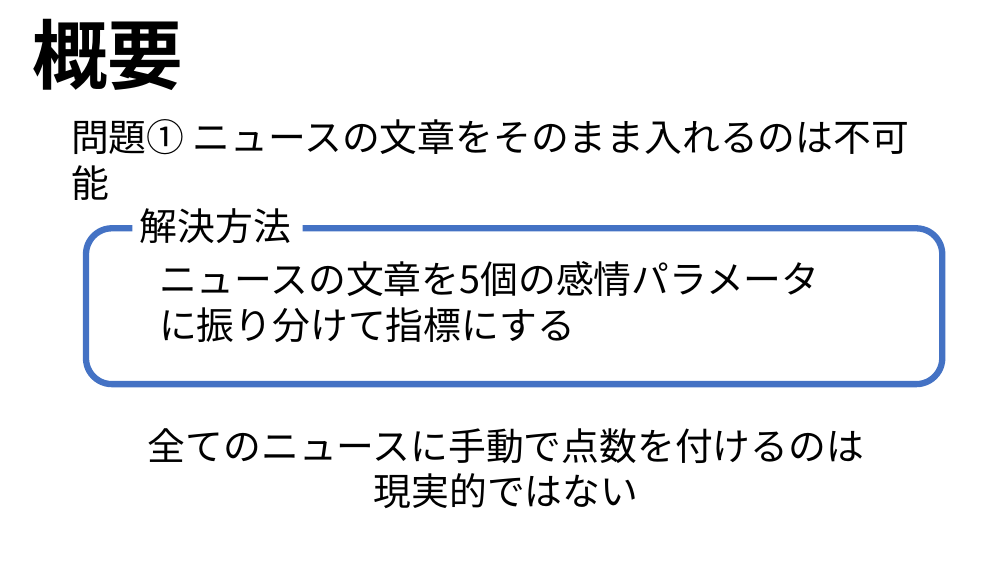
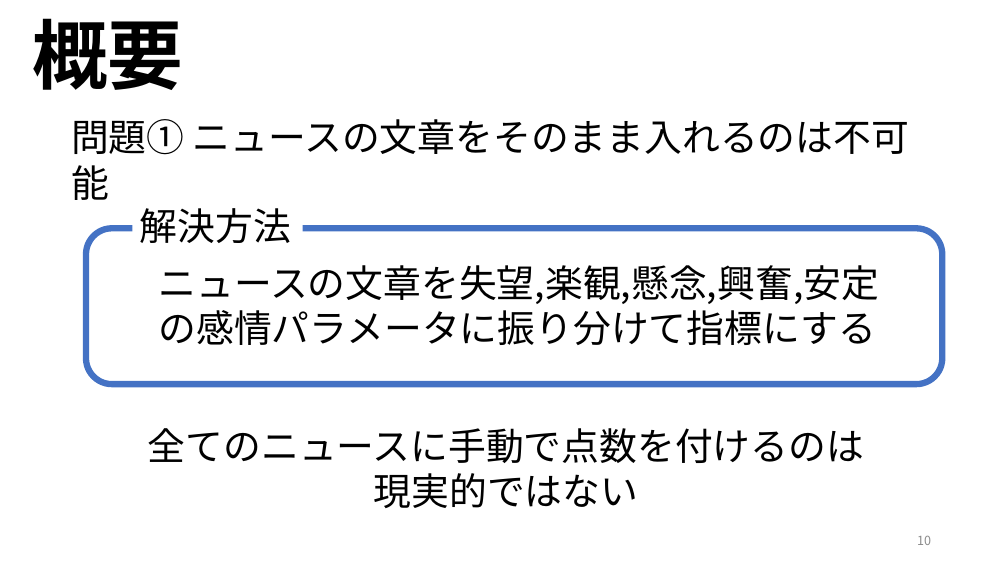
Before and after one commit to ryoww/PBL_stock, a slide deck: slide 10 of 最終報告.pptx (slide 9 before the commit). Drawn at 1008x567 pixels with LibreOffice and Linux fonts; fonts in the diff are those of the drawing. Boxes give left, top, right and bottom in pixels: in the first picture for what was removed or moved away, otherwise in the second. Text is boxed around its words. In the diff, an @@ line names an element or a change of style, - is before the commit and + after.

```diff
--- a/最終報告.pptx
+++ b/最終報告.pptx
@@ text at [159,265,880,345]: text changed @@
-ニュースの文章を5個の感情パラメータに振り分けて指標にする
+ニュースの文章を失望,楽観,懸念,興奮,安定の感情パラメータに振り分けて指標にする
@@ page number added at [917,536,931,545], 12 pt, text #8C8C8C @@
+10
```
Also in this commit, not shown: 22 other slides changed, 4 slides added, 2 slides removed, 1 other file.
